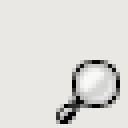
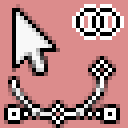
The second 128 x 128 image is a revision of the first. Changes to its layers:
showed "cursor-mouse.png" over [12, 4, 60, 76]
added layer "modifier-join.xbm" above "tool-rect-select.png" over [72, 4, 124, 40]
added layer "tool-paths.png" above "tool-paths.xbm" over [4, 56, 120, 128]
hid "tool-zoom.png" over [56, 60, 120, 124]
painted on "background" over [0, 0, 128, 128]
